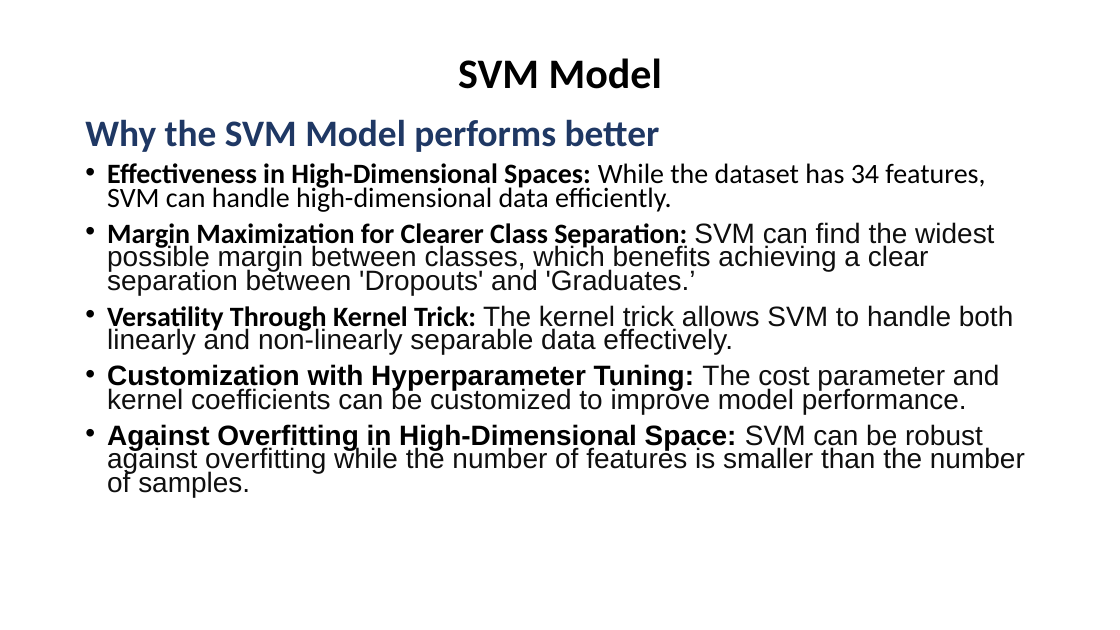
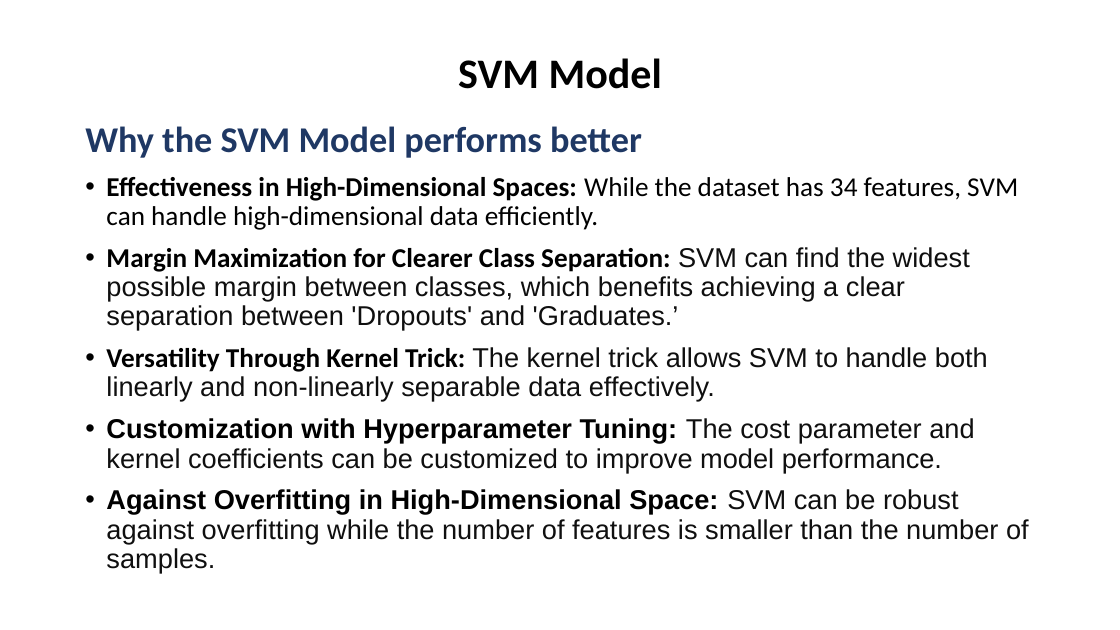
Before and after one commit to insp7/student-dropout-prediction, a slide deck: slide 10 of Student Academic Success Analysis Using R.pptx. Drawn at 1120x630 pixels with LibreOffice and Linux fonts; fonts in the diff are those of the drawing. Boxes give left, top, right and bottom in pixels: in the first picture for what was removed or moved away, otherwise in the second. Text is boxed around its words. In the diff, an @@ line names an element or a change of style, - is before the commit and + after.

```diff
--- a/Student Academic Success Analysis Using R.pptx
+++ b/Student Academic Success Analysis Using R.pptx
@@ text "Why the SVM Model performs ..." at (x1=85, y1=126, x2=1029, y2=573): size 24 to 23.3 pt in "Why the SVM Model performs better"; size 18 to 17.5 pt; line spacing 0.7 to 0.9; indent changed @@
```
Also in this commit, not shown: 6 other slides changed, 10 other files.
